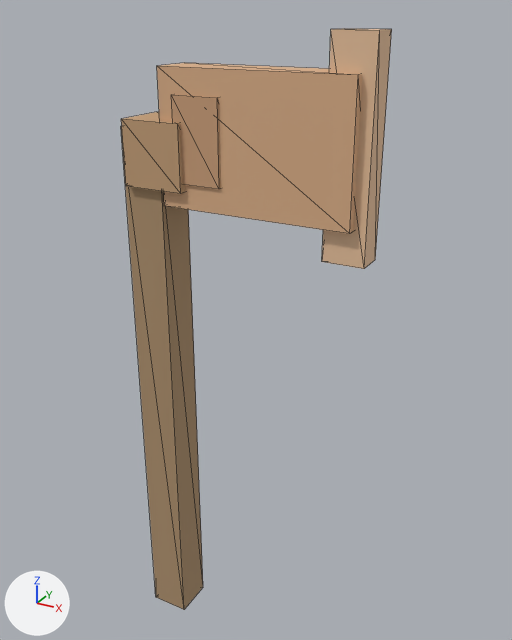
Two versions of the glTF model models/items/copper_axe/model.gltf, one commit apart.
Rendered twice from a 50 mm camera at (0.533, -0.712, 0.479) aimed at (0.124, 0.033, 0.106). The axes (+X, +Y, +Z) are drawn at lower left. The lights are the same throughout. The picture after the commit comes second. Mesh edges are drawn as thin lines. Vertices at exactly the same position are counted once.

The scene before the commit, as lines of its bpy script (objects in view):
```python
mat_accent = principled_material('accent')
mat_accent.base_color = (0.612, 0.361, 0.204)  # brown #cda27d
mat_accent.metallic = 0.05
mat_accent.roughness = 0.95
mat_binding = principled_material('binding')
mat_binding.base_color = (0.549, 0.345, 0.188)  # brown #c49f78
mat_binding.roughness = 0.95
mat_edge = principled_material('edge')
mat_edge.base_color = (0.824, 0.549, 0.345)  # beige #eac49f
mat_edge.metallic = 0.05
mat_edge.roughness = 0.75
mat_handle = principled_material('handle')
mat_handle.base_color = (0.424, 0.282, 0.157)  # brown #ae916e
mat_handle.roughness = 0.95
mat_head = principled_material('head')
mat_head.base_color = (0.722, 0.439, 0.251)  # beige #ddb189
mat_head.metallic = 0.05
mat_head.roughness = 0.75
me_copper_axe = bpy.data.meshes.new('copper_axe')
me_copper_axe.from_pydata(...)  # a box spanning x -0.027..0.027, y -0.027..0.027, z -0.39..0.35, material slot 0; a box spanning x -0.02..0.06, y -0.035..0.035, z 0.28..0.36, material slot 1; a box spanning x 0.03..0.27, y -0.027..0.027, z 0.26..0.42, material slot 2; a box spanning x 0.235..0.285, y -0.018..0.018, z 0.22..0.46, material slot 3; a box spanning x 0.05..0.11, y -0.03..0.03, z 0.29..0.39, material slot 4
me_copper_axe.materials.append(mat_handle)  # brown #ae916e
me_copper_axe.materials.append(mat_binding)  # brown #c49f78
me_copper_axe.materials.append(mat_head)  # beige #ddb189
me_copper_axe.materials.append(mat_edge)  # beige #eac49f
me_copper_axe.materials.append(mat_accent)  # brown #cda27d
ob_copper_axe = bpy.data.objects.new('copper_axe', me_copper_axe)
ob_copper_axe.location = (0.0, 0.0, 0.0)
```
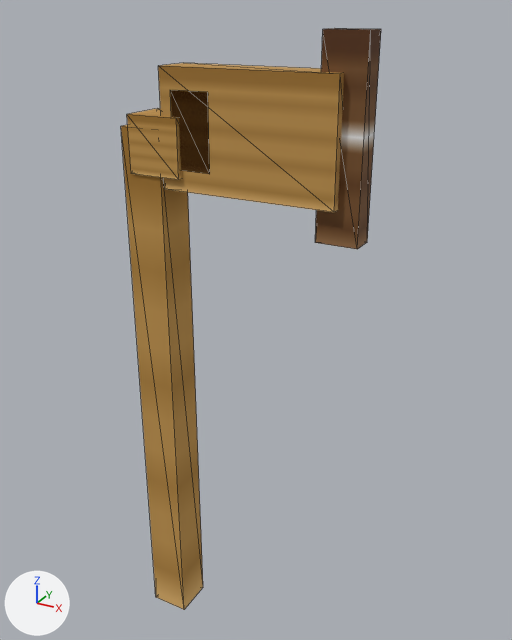
Patch to the scene script:
```diff
--- a/models/items/copper_axe/model.gltf.py
+++ b/models/items/copper_axe/model.gltf.py
@@ img_diffuse_png @@
+img_diffuse_png = load_image('diffuse.png', '../bread/textures/diffuse.png', 64, 64, 'sRGB')
@@ mat_handle @@
 mat_handle = principled_material('handle')
-mat_handle.base_color = (0.424, 0.282, 0.157)  # brown #ae916e
+mat_handle.texture = img_diffuse_png
 mat_handle.roughness = 0.95
@@ mat_binding @@
 mat_binding = principled_material('binding')
-mat_binding.base_color = (0.549, 0.345, 0.188)  # brown #c49f78
+mat_binding.texture = img_diffuse_png
 mat_binding.roughness = 0.95
@@ mat_head @@
 mat_head = principled_material('head')
-mat_head.base_color = (0.722, 0.439, 0.251)  # beige #ddb189
+mat_head.texture = img_diffuse_png
 mat_head.metallic = 0.05
@@ mat_edge @@
 mat_edge = principled_material('edge')
-mat_edge.base_color = (0.824, 0.549, 0.345)  # beige #eac49f
+mat_edge.texture = img_diffuse_png
 mat_edge.metallic = 0.05
@@ mat_accent @@
 mat_accent = principled_material('accent')
-mat_accent.base_color = (0.612, 0.361, 0.204)  # brown #cda27d
+mat_accent.texture = img_diffuse_png
 mat_accent.metallic = 0.05
@@ me_copper_axe @@
 # used by ob_copper_axe; location = (0.0, 0.0, 0.0)
-me_copper_axe.from_pydata(...)  # 40 vertices, 60 faces; spans x -0.027..0.285, y -0.035..0.035, z -0.39..0.46
+me_copper_axe.from_pydata(...)  # 40 vertices, 60 faces; spans x -0.027..0.275, y -0.03..0.03, z -0.39..0.46
+# me_copper_axe part 1: the loose piece of 8 vertices spanning x -0.02..0.06, y -0.035..0.035, z 0.28..0.36 is scaled about its middle by (0.875, 0.857, 0.875), then moved by (0.0, 0.0, 0.01)
+# me_copper_axe part 2: the loose piece of 8 vertices spanning x 0.03..0.27, y -0.027..0.027, z 0.26..0.42 is scaled about its middle by (0.917, 0.909, 0.875), then moved by (-0.01, 0.0, 0.01)
+# me_copper_axe part 3: the loose piece of 8 vertices spanning x 0.235..0.285, y -0.018..0.018, z 0.22..0.46 is scaled about its middle by (1, 0.857, 0.917), then moved by (-0.01, 0.0, 0.01)
+# me_copper_axe part 4: the loose piece of 8 vertices spanning x 0.05..0.11, y -0.03..0.03, z 0.29..0.39 is scaled about its middle by (0.833, 0.833, 0.9), then moved by (-0.01, 0.0, 0.01)
+# me_copper_axe part 5: texture (UV) coordinates of 60 of 60 faces, centred in x -0.027..0.285, y -0.035..0.035, z -0.39..0.46, changed; they spanned u 0.0..1.0, v 0.0..1.0 and now span u 0.02..0.98, v 0.52..0.98
 me_copper_axe.materials.append(mat_handle)
```

Pixel boxes (x1, y1, x2, y2) of what changed, in the pictures (512 x 640 px; the box of a moved part takes in the faces that stretch with it):
'copper_axe', surface changed, reshaped: before (121, 29, 392, 610); after (121, 28, 381, 610)
part 1 of me_copper_axe, moved or reshaped: before (121, 112, 184, 194); after (127, 108, 181, 180)
part 2 of me_copper_axe, moved or reshaped: before (157, 63, 362, 234); after (158, 63, 344, 212)
part 3 of me_copper_axe, moved or reshaped: before (322, 29, 392, 269); after (315, 28, 381, 249)
part 4 of me_copper_axe, moved or reshaped: before (172, 95, 220, 189); after (170, 90, 210, 174)
part 5 of me_copper_axe, surface changed: before (121, 29, 392, 610); after (121, 28, 381, 610)
